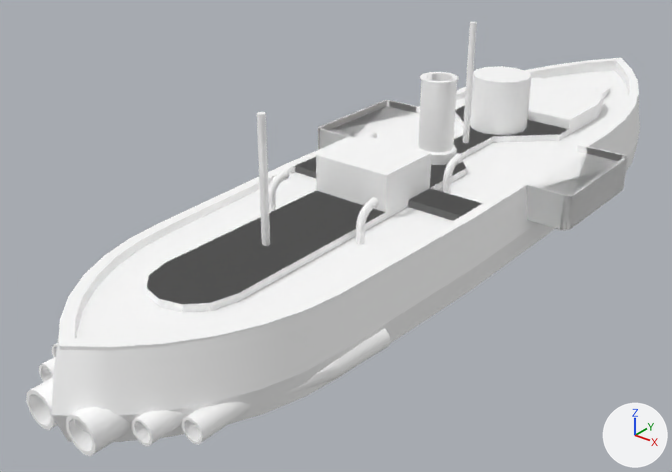
One commit to the FBX model Assets/World objects/Ships_raw/terran - frigate Cochrane.fbx: the scene before it, then after it.
One viewpoint serves both versions: a 50 mm camera at (6.75, -10.73, 4.94) aimed at (-0.74, -1.36, -0.86). The lights are fixed; the arrows at lower right show +X, +Y and +Z. Vertices at the same position are counted once.

The first picture shows 'Cochrane Hull', 'Cochrane TeamColor', 'Cochrane deck 1', 'Cochrane deck 2'.
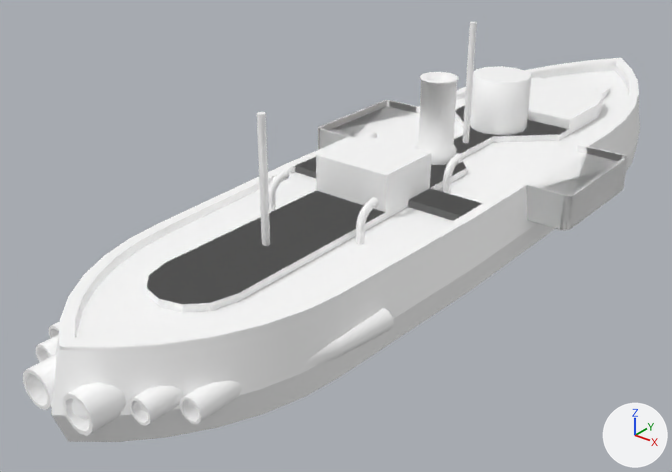
What differs and where, as boxes (x1, y1, x2, y2) in the pictures (672 x 472 px; the box of a moved part takes in the faces that stretch with it):
'Cochrane Hull', reshaped
    before: (26, 22, 640, 456)
    after: (23, 22, 640, 442)
part 1 of me_id57, moved or reshaped
    before: (66, 407, 130, 456)
    after: (63, 382, 127, 436)
part 2 of me_id57, moved or reshaped
    before: (26, 378, 57, 430)
    after: (23, 354, 56, 410)
part 3 of me_id57, added
    after: (305, 308, 394, 367)
part 4 of me_id57, moved or reshaped
    before: (39, 259, 391, 446)
    after: (36, 322, 242, 426)
part 5 of me_id57, deleted
    before: (420, 72, 458, 83)

Edits to the bpy script that builds the scene:
```text
Change me_id57:
    used by ob_cochrane_hull; location = (0.0, 0.0, 0.0)
    remove me_id57.from_pydata(...)  # 1386 vertices, 2168 faces; spans x -1.6..1.6, y -6.69..6.82, z -0.95..1.9
    add me_id57.from_pydata(...)  # 1359 vertices, 2192 faces; spans x -1.64..1.64, y -6.69..6.82, z -0.95..1.9
    me_id57 part 1: the loose piece of 48 vertices spanning x 0.1..0.55, y -6.62..-5.17, z -0.9..-0.45 is moved by (0.0, 0.0, 0.24)
    me_id57 part 2: the loose piece of 48 vertices spanning x -0.55..-0.1, y -6.62..-5.17, z -0.9..-0.45 is moved by (0.0, 0.0, 0.24)
    me_id57 part 3: a new loose piece of 56 vertices spanning x 1.42..1.64, y -4.6..-3.3, z -0.64..-0.35, in mat_material (white #ffffff)
    me_id57 part 4: 66 vertices moved from x -1.2..1.2, y -6.22..-4.85, z -0.89..-0.55 to x -1.2..1.2, y -6.22..-4.85, z -0.65..-0.35; 247 vertices removed from x -1.6..1.6, y -6.31..-3.3, z -0.9..0.1; 118 vertices added at x -1.2..1.2, y -6.22..-4.85, z -0.63..-0.29
    me_id57 part 5: 10 vertices removed from x -0.16..0.16, y -0.19..0.19, z 1.29
```
